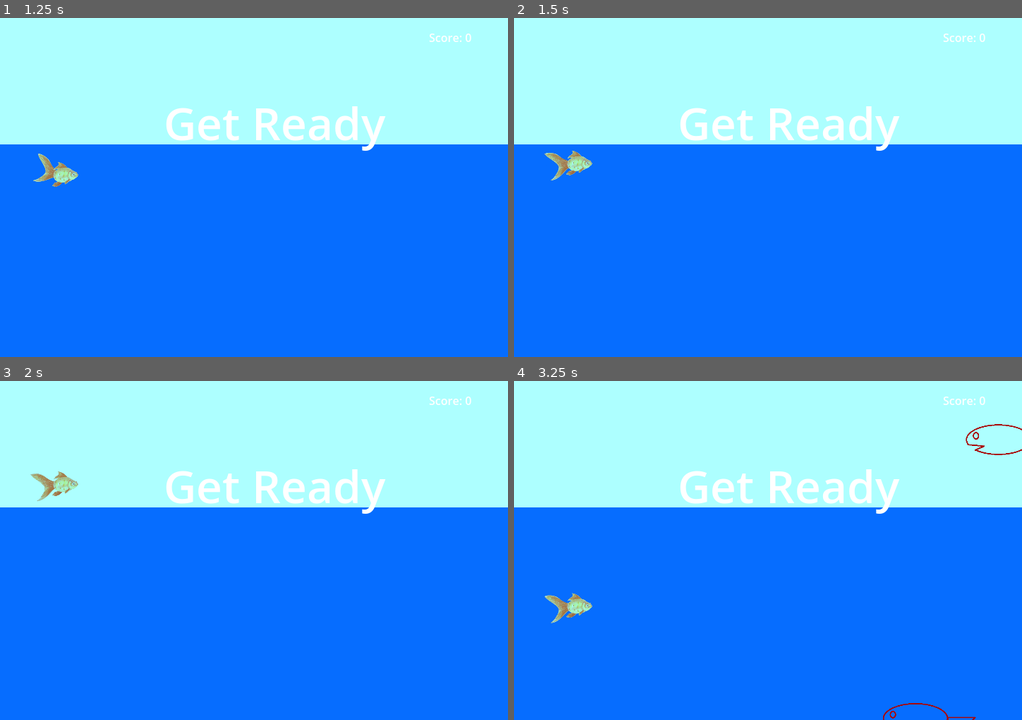
Above: before the commit, frames 1-4 (two rows, left to right).
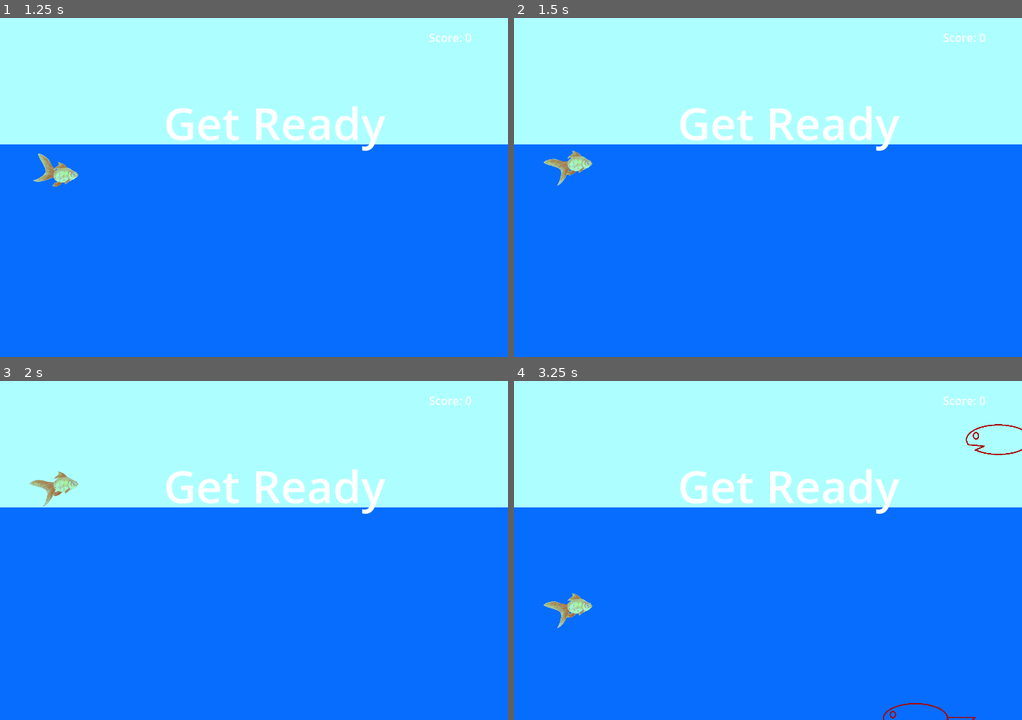
Above: after the commit, the same moments.

Repository: Aveli-games/splashy-fish
Game: Godot game, scene res://main.tscn
Same seed, same stepped clock (60 frames per second), same inputs: the game is played once before the commit and once after it.
Inputs:
- Up to frame 1 (1.25 s): click "Start" at 0.5 s
- Up to frame 2 (1.5 s): tap Enter at 1.25 s; hold W (swim_up) from 1.28 s (still down)
- Up to frame 3 (2 s): keep holding W (swim_up)
- Up to frame 4 (3.25 s): release W (swim_up) at 2.03 s; hold S (swim_down) 2.03-2.78 s; hold W (swim_up) from 2.78 s (still down)

Frame 1 is identical in both runs. In frame 2, 0.2% of the frame differs, in the area x 5-11%, y 39-50%; in frame 3, 0.2%; in frame 4, 0.2%, in the area x 5-11%, y 63-73%.

Commit message:
Fix animation mistake
Had it looking like it was going down for up animation

Diff:
--- a/player.tscn
+++ b/player.tscn
@@ -31,10 +31,10 @@
 }, {
 "frames": [{
 "duration": 1.0,
-"texture": ExtResource("3_hrwat")
+"texture": ExtResource("4_s1281")
 }, {
 "duration": 1.0,
-"texture": ExtResource("2_ebb20")
+"texture": ExtResource("3_hrwat")
 }],
 "loop": true,
 "name": &"swim_up",
@@ -54,7 +54,7 @@
 scale = Vector2(0.362903, 0.386364)
 sprite_frames = SubResource("SpriteFrames_4ma7g")
 animation = &"swim_up"
-frame_progress = 0.480171
+frame_progress = 0.965169
 
 [node name="CollisionShape2D" type="CollisionShape2D" parent="."]
 position = Vector2(32, -2.66667)
